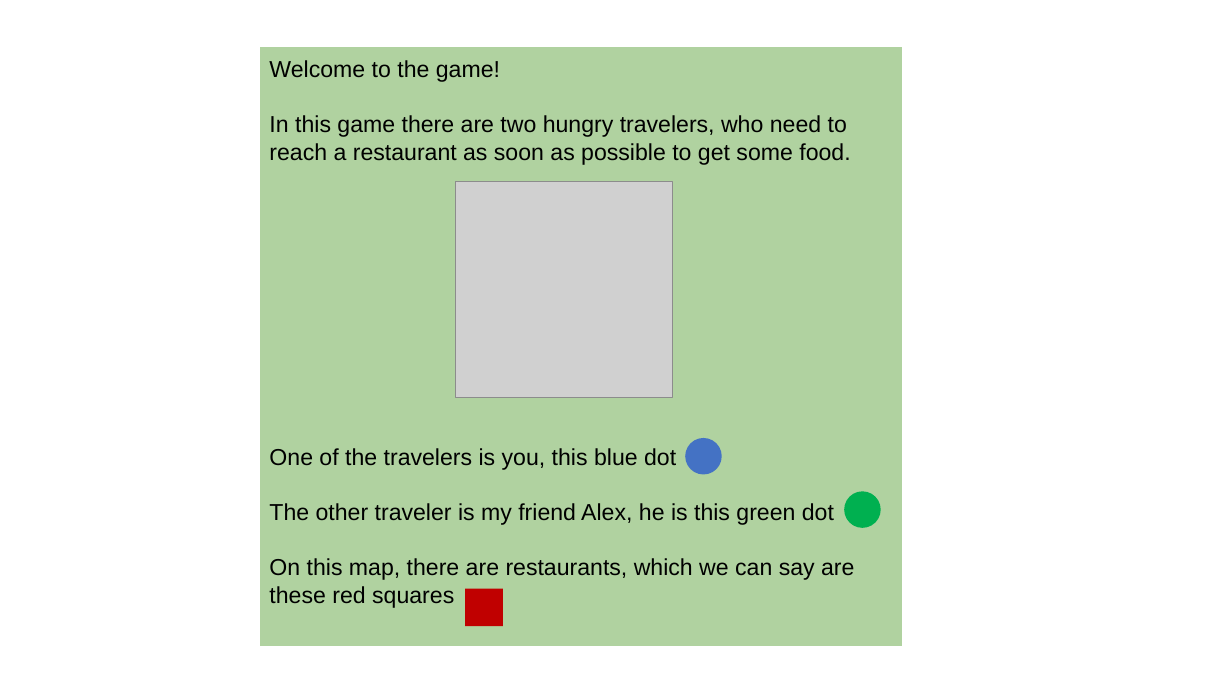
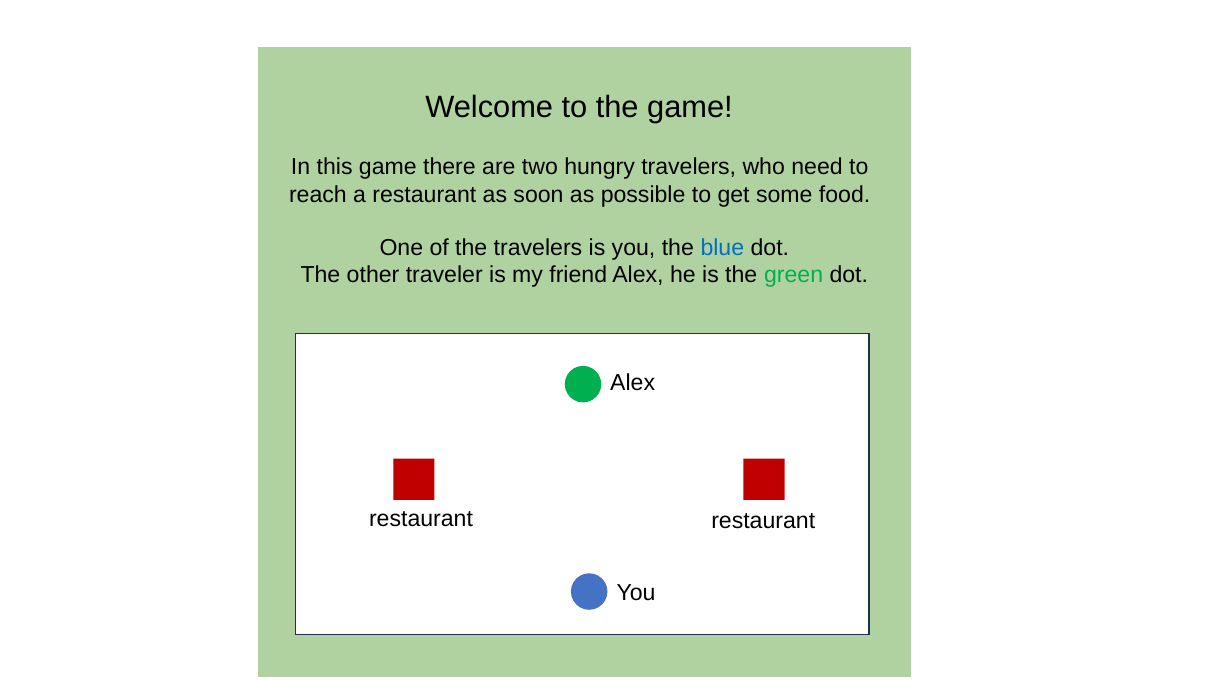
Before and after one commit to chengshaozhe/DukeVIP, a slide deck: slide 1 of SCC-version1.1/introduction_text.pptx (slide 7 before the commit). Drawn at 1232x693 pixels with LibreOffice and Linux fonts; fonts in the diff are those of the drawing; grey boxes stand for pictures. Boxes give left, top, right and bottom in pixels: in the first picture for what was removed or moved away, otherwise in the second. Text is boxed around its words. In the diff, an @@ line names an element or a change of style, - is before the commit and + after.

```diff
--- a/SCC-version1.1/introduction_text.pptx
+++ b/SCC-version1.1/introduction_text.pptx
@@ rectangle: place and size @@
-rectangle at box(261, 48, 901, 645)
+rectangle at box(259, 48, 890, 645)
@@ rectangle: place and size @@
-rectangle at box(261, 48, 892, 645)
+rectangle at box(259, 48, 910, 677)
@@ text in rectangle at box(269, 60, 854, 608): text removed @@
-Welcome to the game!
-In this game there are two hungry travelers, who need to reach a restaurant as soon as possible to get some food.
-One of the travelers is you, this blue dot
-The other traveler is my friend Alex, he is this green dot
-On this map, there are restaurants, which we can say are these red squares
@@ text added at box(425, 94, 733, 123), 24 pt, text #000000 @@
+Welcome to the game!
@@ text added at box(289, 157, 870, 207), 18 pt, text #000000 @@
+In this game there are two hungry travelers, who need to reach a restaurant as soon as possible to get some food.
@@ picture removed at box(456, 182, 673, 398) @@
@@ text added at box(301, 238, 869, 287), 18 pt, text #000000 @@
+One of the travelers is you, the blue dot.
+The other traveler is my friend Alex, he is the green dot.
@@ ellipse: place and size @@
-ellipse at box(845, 492, 882, 529)
+ellipse at box(565, 366, 602, 403)
@@ rectangle: place and size @@
-rectangle at box(465, 589, 503, 627)
+rectangle at box(394, 458, 435, 500)
@@ text added at box(369, 511, 473, 527), 18 pt, text #000000 @@
+restaurant
@@ text added at box(711, 513, 815, 529), 18 pt, text #000000 @@
+restaurant
@@ ellipse: place and size @@
-ellipse at box(686, 438, 723, 475)
+ellipse at box(571, 573, 608, 610)
@@ group added at box(296, 334, 870, 635): 2 rectangles, 2 texts @@
+Alex
+You
```
Also in this commit, not shown: 1 other slide changed, 4 other files.
